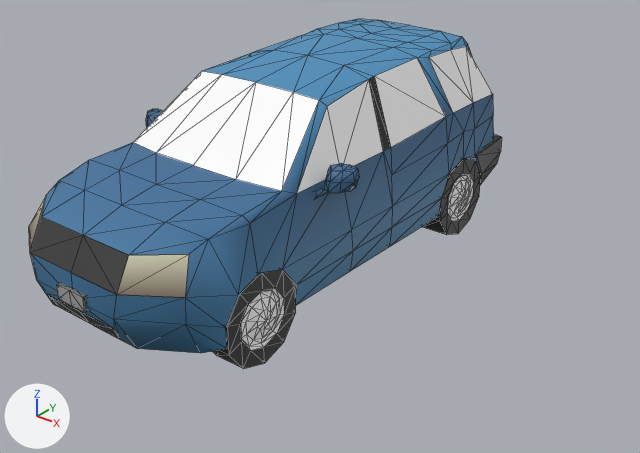
What one commit did to the glTF model EverythingLibraryBrowser/models/vehicles/vehicles-cars-suv/vehicles-cars-suv_v1.glb.
Before and after are seen from a camera (50 mm lens) standing at (4.84, -5.59, 3.88) and looking at (0.57, -0.24, 0.57). The lights are fixed; the arrows at lower left show +X, +Y and +Z. The first picture is the older version. Mesh edges are drawn as thin lines. Vertices at exactly the same position are counted once.

Before the edit, the objects in view are built like this:
```python
me_mesh_002 = bpy.data.meshes.new('Mesh.002')
me_mesh_002.from_pydata(...)  # 714 vertices, 1218 faces; spans x -1.17..1.17, y -2.4..2.4, z 0.0..1.87
# faces by material slot: [880, 338]
me_mesh_002.materials.append(mat_mat_standard_059)
me_mesh_002.materials.append(mat_mat_refl_035)
ob_suv = bpy.data.objects.new('SUV', me_mesh_002)
ob_suv.location = (0.0, 0.0, 0.0)
```
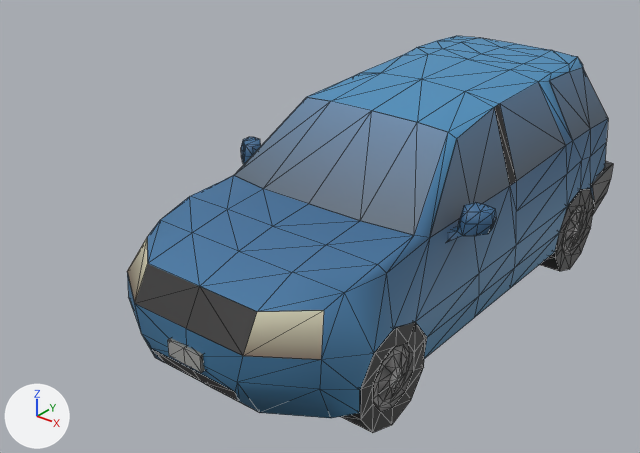
The change, as a list of edits to the scene's bpy script:
```text
Change me_mesh_002:
    used by ob_suv; location = (0.0, 0.0, 0.0)
    remove me_mesh_002.from_pydata(...)  # 714 vertices, 1218 faces; spans x -1.17..1.17, y -2.4..2.4, z 0.0..1.87
    remove me_mesh_002.materials.append(mat_mat_standard_059)
    add me_mesh_002.from_pydata(...)  # 238 vertices, 338 faces; spans x -1.16..1.16, y -1.69..2.22, z 0.14..1.79
    me_mesh_002 part 1: 7 loose pieces with 79 vertices, spanning x -1.0..1.0, y -2.4..2.4, z 0.37..1.25, are deleted
    me_mesh_002 part 2: 397 vertices removed from x -1.17..1.17, y -2.38..2.33, z 0.0..1.87
    me_mesh_002 part 3: 250 kept faces spanning x -1.16..1.16, y -1.67..2.22, z 0.17..1.77 get new vertex colours; the middle colour goes from white #ffffff to grey #858585
Add me_mesh_001:
    me_mesh_001.from_pydata(...)  # 546 vertices, 880 faces; spans x -1.17..1.17, y -2.4..2.4, z 0.0..1.87
    me_mesh_001.materials.append(mat_mat_standard_059)
Change ob_suv:
    ob_suv.location: (0.0, 0.0, 0.0) -> (1.174, 0.0, 0.0)
Add ob_suv_001:
    ob_suv_001 = bpy.data.objects.new('SUV.001', me_mesh_001)
    ob_suv_001.location = (1.174, 0.0, 0.0)
```

Location of each change, (x1, y1, x2, y2) in pixels of the pictures (640 x 453 px):
'SUV', reshaped, moved: before (29, 19, 502, 369); after (234, 67, 608, 412)
'SUV.001', added: after (127, 36, 613, 433)
part 1 of me_mesh_002, deleted: before (29, 134, 502, 338)
part 2 of me_mesh_002, deleted: before (30, 19, 494, 369)
part 3 of me_mesh_002, recoloured: before (134, 46, 493, 346); after (234, 67, 608, 407)
